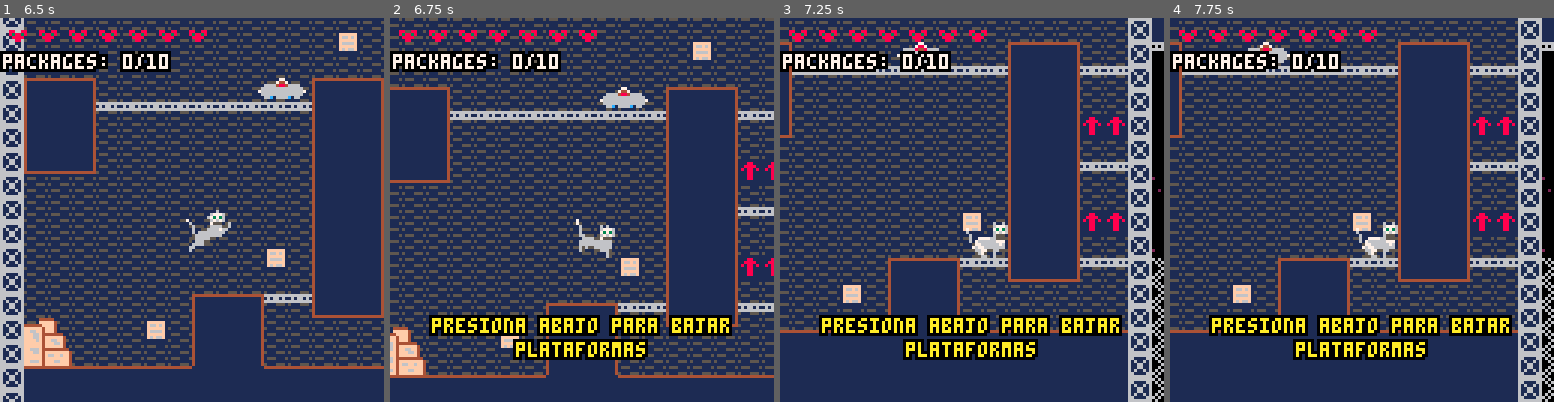
Above: before the commit, frames 1-4 (left to right).
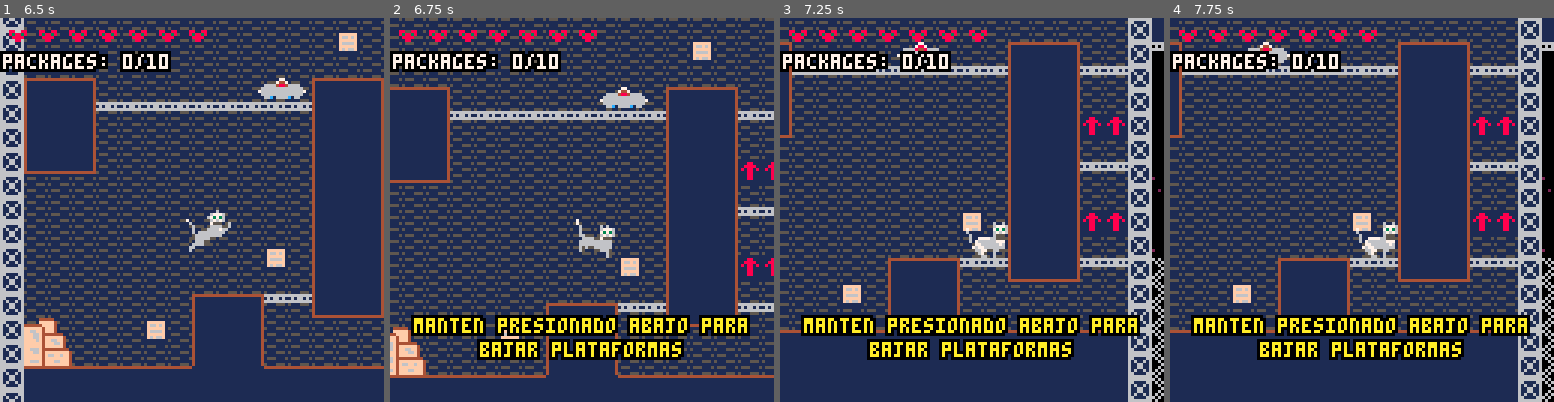
Above: after the commit, the same moments.

Repository: salvadorvanoli/MeowlineDelivery
Game: PICO-8 cartridge meowline.p8
The game is run twice, just before and just after one commit, with the same random seed, the same clock (stepped at 60 frames per second) and the same inputs.
Inputs:
- Up to frame 1 (6.5 s): tap X (X key) at 0.33, 1.07, 1.85, 2.97, 4.08, 5.2, 6.32 s; tap O (Z key) at 0.7, 1.7, 2.1, 2.5, 2.9, 3.3, 3.7, 4.1, 4.5, 4.9, 5.3, 5.7, 6.1 s; hold Right 1.6-2.1 s; hold Up 2.15-2.42 s; hold Right 2.47-3.03 s; hold Left 3.08-3.58 s; hold Down 3.63-3.97 s; hold Right 4.02-4.68 s; hold Up 4.73-5.03 s; hold Left 5.08-5.68 s; hold Down 5.73-6.03 s; hold Right from 6.08 s (still down)
- Up to frame 2 (6.75 s): tap O (Z key) at 6.5 s; release Right at 6.58 s; hold Right from 6.63 s (still down)
- Up to frame 3 (7.25 s): tap O (Z key) at 6.9 s; release Right at 7.13 s; hold Up from 7.18 s (still down)
- Up to frame 4 (7.75 s): tap O (Z key) at 7.3, 7.7 s; tap X (X key) at 7.43 s; release Up at 7.45 s; hold Right from 7.5 s (still down)

Frame 1 is identical in both runs. In frame 2, 3.9% of the frame differs, in the area x 5-94%, y 77-90%; in frame 3, 3.9%; in frame 4, 3.9%.

Commit message:
Mensaje en la zona sin salto
Murciélagos con timer para volver, menos zona de perseguimiento

Modificados aspectos del mapa (ya no se puede atravesar por arriba)

Diff:
--- a/meowline.p8
+++ b/meowline.p8
@@ -61,7 +61,7 @@
 bat_speed = 1
 bat_spawn_sprite = 39
 initial_bat_positions = {}
-bat_return_distance = 80 -- 10 bloques * 8 pixeles = 80 pixeles
+bat_return_distance = 48 -- 10 bloques * 8 pixeles = 80 pixeles
 
 -- Variables de movimiento
 gravity = 0.3
@@ -76,7 +76,7 @@
 
 -- Indice del sprite solido (suelo)
 platform_sprites = { 64, 71, 94 } -- Bloques de plataforma (solo solidos desde arriba)
-solid_sprites = { 44, 62, 66, 71, 72, 73, 74, 75, 76, 77, 78, 95, 102 } -- Bloques totalmente solidos (desde todos los lados)
+solid_sprites = { 43, 44, 66, 71, 72, 73, 74, 75, 76, 77, 78, 95, 102 } -- Bloques totalmente solidos (desde todos los lados)
 damage_sprites = { 47, 63, 67, 69, 70, 109 } -- Bloques que danan al jugador
 
 -- Sistema de animacion de bloques
@@ -88,10 +88,11 @@
         "presiona z para saltar",
         "presiona arriba para maullar, asusta ratas, cuidado con murcielagos!",
         "evita los alambres de espinas!",
-        "presiona abajo para bajar plataformas",
+        "manten presionado abajo para bajar plataformas",
         "tu objetivo es entregar paquetes, la cantidad actual se muestra arriba",
         "aventurate por las calles de zoo york y entrega todos los paquetes, suerte!",
         "esquiva las amenazas de la ciudad",
+        "no siempre se necesita saltar! courier es mas largo de lo que parece"
         }
 
 -- Sistema de botones
@@ -619,7 +620,9 @@
             state = "idle", -- Estados: "idle", "attacking", "returning"
             anim_frame = 0,
             anim_timer = 0,
-            anim_speed = 15
+            anim_speed = 15,
+            attack_timer = 0,
+            return_timer = 0
         }
         add(bats, new_bat)
     end
@@ -726,13 +729,13 @@
         for my = 0, 30 do
             local sprite_id = mget(mx, my)
             -- Verificar si es alguno de los sprites de cartel (87-92)
-            if sprite_id >= 87 and sprite_id <= 93 then
+            if sprite_id >= 55 and sprite_id <= 62 then
                 local new_sign = {
                     x = mx * 8,
                     y = my * 8,
                     w = 8,
                     h = 8,
-                    text_id = sprite_id - 86  -- sprite 87 = texto 1, 88 = texto 2, etc.
+                    text_id = sprite_id - 54 -- sprite 55 = texto 1, 56 = texto 2, etc.
                 }
                 add(signs, new_sign)
             end
@@ -842,7 +845,7 @@
             print_centered("acepta la mision...", 110, 6)
 
         elseif cinematic_page == 4 then
-             print_centered("recorrer las calles", 90, 6)
+            print_centered("recorrer las calles", 90, 6)
             print_centered("peligrosas llevando", 100, 6)
             print_centered("esperanza entre todos.", 110, 6)
         end
@@ -1130,7 +1133,7 @@
             player.anim_timer = 0
             player.anim_frame = (player.anim_frame + 1) % 3
 
-           -- Reproducir solo en frames especれとficos y si estれく en el suelo
+           -- Reproducir solo en frames especれとficos y si esta en el suelo
             if player.grounded and player.anim_frame % 2 == 0 then
                 sfx(9)  -- Canal 0
             end
@@ -1471,46 +1474,74 @@
             -- Comportamiento 1: Quieto, solo flotando
             bat.dx = 0
             bat.dy = 0
+            bat.attack_timer = 0  -- Reset timer cuando esta idle
+            bat.return_timer = 0  -- Reset timer cuando esta idle
+
         elseif bat.state == "attacking" then
             -- Comportamiento 2: Perseguir al jugador
-
-            -- Calcular direccion hacia el jugador
-            local target_x = player.x + player.w / 2
-            local target_y = player.y + player.h / 2
-            local bat_center_x = bat.x + bat.w / 2
-            local bat_center_y = bat.y + bat.h / 2
-
-            local distance_to_player = sqrt((target_x - bat_center_x) ^ 2 + (target_y - bat_center_y) ^ 2)
-            local distance_to_spawn = sqrt((bat.spawn_x - bat.x) ^ 2 + (bat.spawn_y - bat.y) ^ 2)
-
-            -- Si esta muy lejos del spawn, volver
-            if distance_to_spawn > bat_return_distance then
+            bat.attack_timer += 1  -- Incrementar timer de ataque
+
+            -- Si lleva mas de 3 segundos atacando (180 frames), forzar retorno
+            if bat.attack_timer > 180 then
                 bat.state = "returning"
+                bat.attack_timer = 0
+                bat.return_timer = 0
             else
-                -- Moverse hacia el jugador
-                if distance_to_player > 0 then
-                    bat.dx = ((target_x - bat_center_x) / distance_to_player) * bat_speed
-                    bat.dy = ((target_y - bat_center_y) / distance_to_player) * bat_speed
+                -- Calcular direccion hacia el jugador
+                local target_x = player.x + player.w / 2
+                local target_y = player.y + player.h / 2
+                local bat_center_x = bat.x + bat.w / 2
+                local bat_center_y = bat.y + bat.h / 2
+
+                local distance_to_player = sqrt((target_x - bat_center_x) ^ 2 + (target_y - bat_center_y) ^ 2)
+                local distance_to_spawn = sqrt((bat.spawn_x - bat_center_x) ^ 2 + (bat.spawn_y - bat_center_y) ^ 2)
+
+                -- Si esta muy lejos del spawn, volver
+                if distance_to_spawn > bat_return_distance then
+                    bat.state = "returning"
+                    bat.attack_timer = 0
+                    bat.return_timer = 0
+                else
+                    -- Moverse hacia el jugador
+                    if distance_to_player > 0 then
+                        bat.dx = ((target_x - bat_center_x) / distance_to_player) * bat_speed
+                        bat.dy = ((target_y - bat_center_y) / distance_to_player) * bat_speed
+                    end
                 end
             end
+
         elseif bat.state == "returning" then
             -- Comportamiento 3: Volver al spawn
-            -- Volver al spawn
-            local bat_center_x = bat.x + bat.w / 2
-            local bat_center_y = bat.y + bat.h / 2
-            local distance_to_spawn = sqrt((bat.spawn_x - bat_center_x) ^ 2 + (bat.spawn_y - bat_center_y) ^ 2)
-
-            if distance_to_spawn < 8 then
-                -- Cerca del spawn
-                bat.state = "idle"
+            bat.return_timer += 1  -- Incrementar timer de retorno
+
+            -- Si lleva mas de 2 segundos volviendo (120 frames), teleport
+            if bat.return_timer > 120 then
+                -- Teleport directo al spawn
                 bat.x = bat.spawn_x
                 bat.y = bat.spawn_y
                 bat.dx = 0
                 bat.dy = 0
+                bat.state = "idle"
+                bat.return_timer = 0
             else
-                -- Moverse hacia el spawn
-                bat.dx = ((bat.spawn_x - bat_center_x) / distance_to_spawn) * bat_speed
-                bat.dy = ((bat.spawn_y - bat_center_y) / distance_to_spawn) * bat_speed
+                -- Intentar volver normalmente
+                local bat_center_x = bat.x + bat.w / 2
+                local bat_center_y = bat.y + bat.h / 2
+                local distance_to_spawn = sqrt((bat.spawn_x - bat_center_x) ^ 2 + (bat.spawn_y - bat_center_y) ^ 2)
+
+                if distance_to_spawn < 8 then
+                    -- Cerca del spawn - volver a idle
+                    bat.state = "idle"
+                    bat.x = bat.spawn_x
+                    bat.y = bat.spawn_y
+                    bat.dx = 0
+                    bat.dy = 0
+                    bat.return_timer = 0
+                else
+                    -- Moverse hacia el spawn
+                    bat.dx = ((bat.spawn_x - bat_center_x) / distance_to_spawn) * bat_speed
+                    bat.dy = ((bat.spawn_y - bat_center_y) / distance_to_spawn) * bat_speed
+                end
             end
         end
 
@@ -1924,35 +1955,35 @@
 
 
 __map__
-424242424242424242424242424242424242424f4f774f4f4f4d00000000000000000000000000000000000000000000000000000000000000000000000000005f5f5f444444444444000000005f5f5f4400440000000000000043434343434343435f5f5f5f5f5f5f5f5f5f5f5f5f5f5f5f5f5f5f5f5f5f5f5f5f5f5f5f5f5f
-4241414141414141414141414141414141414249494949494f4d00000000000000000000000000000000000000000000000000858400000000000000000000005f5f5f444444444444000000005f5f5f4464440000000000000000000000000000005f5f5f5f5f5f5f5f5f5f5f5f5f5f5f5f5f5f5f5f5f5f5f5f5f5f5f5f5f5f
-4241414141414141414141415b415c4155416600000000004c4d000000000000000000000000000000000000008c8d00000000000000000000000000000000005f5f5f444444444444000000005f5f5f5e5e5e5e00000000000000000000000000005f5f5f5f5f5f5f5f5f5f5f5f5f5f5f5f5f5f5f5f5f5f5f5f5f5f5f5f5f5f
-4241414141414141414141414141414141416600000000004c4d000000000000000000000000000000000000009c9d0000000000004a4b0000000000000000005f5f5f446c44004444000000005f5f5f0000000000000000000000000000000000005f5f5f5f5f5f5f5f5f5f5f5f5f5f5f5f5f5f5f5f5f5f5f5f5f5f5f5f5f5f
-424141414142424242424242424242424242425e5e5e5e5e4c4d00000000000000000000007c7d7d7d7d7d7d7d7d7d7d7d7e0000004c4d0000000000000000005f5f5f444444644444000000005f5f5f00000000005e0000000000000000000000005f5f5f5f5f5f5f5f5f5f5f5f5f5f5f5f5f5f5f5f5f5f5f5f5f5f5f5f5f5f
-4241414141414141414141414141414141414200000000004748000000000000000000007c7f41414141414141414141416f7e00004c4d0000000000000000005f5f5f5f5f5f5f5f5f00550000435f5f0000000000000000000000000000000000005f5f5f5f5f5f5f5f5f5f5f5f5f5f5f5f5f5f5f5f5f5f5f5f5f5f5f5f5f5f
-4241414141414141414141414141414141414200000000000000000000000000000000000041416c6c6c4100416c6c6c41410000004c4d0000000000000000005f5f5f5f5f5f5f5f5f007b0000435f5f000000000000005e00005e00005e000000005f5f5f5f5f5f5f5f5f5f5f5f5f5f5f5f5f5f5f5f5f5f5f5f5f5f5f5f5f5f
-42404041414141414141414141414141414142000000000000000000000000000000000000414141414141644141414141410000004c4d0000000000000000005f5f5f5f5f5f5f5f5f5e5e0000435f5f0000000000000000000000000000000000005f5f5f5f5f5f5f5f5f5f5f5f5f5f5f5f5f5f5f5f5f5f5f5f5f5f5f5f5f5f
+424242424242424242424242424242424242424f4f774f4f4f4d00000000000000000000000000000000000000000000000000000000000000000000000000005f5f5f5f5f5f5f5f5f5f5f5f5f5f5f5f4343434343434343434343434343434343435f5f5f5f5f5f5f5f5f5f5f5f5f5f5f5f5f5f5f5f5f5f5f5f5f5f5f5f5f5f
+4241414141414141414141414141414141414249494949494f4d00000000000000000000000000000000000000000000000000858400000000000000000000005f5f5f444444444444000043435f5f5f0000000043434300434343430000000000005f5f5f5f5f5f5f5f5f5f5f5f5f5f5f5f5f5f5f5f5f5f5f5f5f5f5f5f5f5f
+4241414141414141414141413b413c4155416600000000004c4d000000000000000000000000000000000000008c8d00000000000000000000000000000000005f5f5f444444444444000000435f5f5f4444440000000000000000000000000000005f5f5f5f5f5f5f5f5f5f5f5f5f5f5f5f5f5f5f5f5f5f5f5f5f5f5f5f5f5f
+4241414141414141414141414141414141416600000000004c4d000000000000000000000000000000000000009c9d0000000000004a4b0000000000000000005f5f5f446c44004444000000005f5f5f4444440000000000000000000000000000005f5f5f5f5f5f5f5f5f5f5f5f5f5f5f5f5f5f5f5f5f5f5f5f5f5f5f5f5f5f
+424141414142424242424242424242424242425e5e5e5e5e4c4d00000000000000000000007c7d7d7d7d7d7d7d7d7d7d7d7e0000004c4d0000000000000000005f5f5f444444644444000000005f5f5f4400440000000000000000000000003e00005f5f5f5f5f5f5f5f5f5f5f5f5f5f5f5f5f5f5f5f5f5f5f5f5f5f5f5f5f5f
+4241414141414141414141414141414141414200000000004748000000000000000000007c7f41414141414141414141416f7e00004c4d0000000000000000005f5f5f5f5f5f5f5f5f00550000435f5f4464440000000000000000000000007b00005f5f5f5f5f5f5f5f5f5f5f5f5f5f5f5f5f5f5f5f5f5f5f5f5f5f5f5f5f5f
+4241414141414141414141414141414141414200000000000000000000000000000000000041416c6c6c4100416c6c6c41410000004c4d0000000000000000005f5f5f5f5f5f5f5f5f007b0000435f5f5e5e5e00005e00005e00005e00005e5f00005f5f5f5f5f5f5f5f5f5f5f5f5f5f5f5f5f5f5f5f5f5f5f5f5f5f5f5f5f5f
+42404041414141414141414141414141414142000000000000000000000000000000000000414141414141644141414141410000004c4d0000000000000000005f5f5f5f5f5f5f5f5f5e5e0000435f5f0000000000000000000000000000005f00005f5f5f5f5f5f5f5f5f5f5f5f5f5f5f5f5f5f5f5f5f5f5f5f5f5f5f5f5f5f
 42414141414141414141414141414141414142000000000060000000000000000000000000004141404040404040404141000000004c4d000000000000000000000000000000000000000000005f5f5f4545454545454545454545454545455f00005f5f00000000000000000000000000000000000000000000270044444444
 424141414141414141414141414141414141424e4e4e4e4e4e4e4b00000000000000000000000041414141414141410000005500004c4d000000000000000000000000000000000000000000005f5f5f5f5f5f5f5f5f5f5f5f5f5f5f5f5f5f5f00005f5f000000000000000000000000000000000000000000000000446c6c6c
-42414141404040414141414141414141414142494949494949494800000000000000000000000000414141414141410043007b00004c4d00000000000000000000006000000000000000005e5e5f000000000000000000000027000000005f5f5e5e5f5f000000000000000000000000000000000000000000000000446c6c6c
-424141414141414141414141414141414141424f4f4f4f4f000000000000000000000000000000006d4141414141405e5e5e5e00004c4d00000000000000002f3e3e3e3e3e3e3e2d78000000005f000000000000000000000000000000005f5f00005f5f00000000000000000000000000000000000000000000770044444444
-42414141414141414141414141415d414141424f004f6c4f0000000000000000000000000000005e404041414141410000000000004c4d00000000000000006e5f5f5f5f5f5f5f3c7b000000005f00000000000000000000000000000000000000000000000000000000000000000000000000000000000000007b0044440044
-424141414141414141414141414141414141424f644f4f4f00000000000000000000000000000000414141414141410000000000004c4d00000000005e5e5e2e5f5f5f5f5f5f5f2c5e00000000660058000000000000000000000000000000000000000000005f5f22222324222324225f5f24222324222324245f5f44446444
-424a4e4b4141412041414141414a4e4b4141425e5e5e5e5e00000000006b00000000000000000000414141414141410000000000004c4d00000000000000006e5f5f5f5f5f5f5f3c000000000066007b00000022232423222424222300005f5f5e5e5f5f5f5f5f5f5f5f5f5f5f5f5f5f5f5f5f5f5f5f5f5f5f5f5f5f5e5e5f5f
-424c4f4d4040404040404040404c4f4d404042000000000000000000007b00000000000000000000414141414141410000000000004c4d00000000000000006e5f5f5f4444445f5f0000005e5e5f5f5f5f45455f5f5f5f5f5f5f5f5f5f5f5f5f00005f5f5f5f5f5f5f5f5f5f5f5f5f5f5f5f5f5f5f5f5f5f5f5f5f5f00005f5f
+42414141404040414141414141414141414142494949494949494800000000000000000000000000414141414141410043007b00004c4d00000000000000000000006000000000000000005e5e5f000000000000002700000000000000005f5f5e5e5f5f000000000000000000000000000000000000000000000000446c6c6c
+424141414141414141414141414141414141424f4f4f4f4f000000000000000000000000000000006d4141414141405e5e5e5e00004c4d00000000000000002e2b2b2b2b2b2b2b2d78000000005f000000000000000000000000000000005f5f00005f5f00000000000000000000000000000000000000000000770044444444
+42414141414141414141414141413d414141424f004f6c4f0000000000000000000000000000005e404041414141410000000000004c4d00000000000000006e5f5f5f5f5f5f5f297b000000005f00000000000000000000000000000000000000000000000000000000000000000000000000000000000000007b0044440044
+424141414141414141414141414141414141424f644f4f4f00000000000000000000000000000000414141414141410000000000004c4d00000000005e5e5e2e5f5f5f5f5f5f5f2c5e00000000660038000000000000000000000000000000000000000000005f5f22222324222324225f5f24222324222324245f5f44446444
+424a4e4b4141412041414141414a4e4b4141425e5e5e5e5e00000000006b00000000000000000000414141414141410000000000004c4d00000000000000006e5f5f5f5f5f5f5f29000000000066007b005f2422232423220000000000005f5f5e5e5f5f5f5f5f5f5f5f5f5f5f5f5f5f5f5f5f5f5f5f5f5f5f5f5f5f5e5e5f5f
+424c4f4d4040404040404040404c4f4d404042000000000000000000007b00000000000000000000414141414141410000000000004c4d00000000000000006e5f5f5f4444445f5f0000005e5e5f5f5f5f5f5f5f5f5f5f5f45455f5f5f5f5f5f00005f5f5f5f5f5f5f5f5f5f5f5f5f5f5f5f5f5f5f5f5f5f5f5f5f5f00005f5f
 424c4f4d4141414141414141414c4f4d414142000000000000000000007b000000000000000000004141414141416d0000000000004c4d00000000000000006e5f5f5f444444664444000000005f5f5f5f5f5f5f5f5f5f5f5f5f5f5f5f5f5f5f00005f5f5f5f5f5f5f5f5f5f5f5f5f5f5f5f5f5f5f5f5f5f5f5f5f5f00005f5f
 424749484141414141414141414c4f4d7878420000000000005e5e5e4a4b00000000000000000000414141414140405e00000000004c4d00000000000000006e5f5f5f445544664444000000005f444444444444444444440000000000005f5f00005f5f5f5f5f5f5f5f5f5f5f5f5f5f5f5f5f5f5f5f5f5f5f5f5f5f00005f5f
 424141414141414141414141414c4f4d4141420000000000000000004c4d00000000000000000000414141414141410000000000004c4d5e5e5e5e000000006e5f5f5f5e5e5e5f2c5e006b00005f444444444444444444440000000000005f5f5e5e5f5f5f5f5f5f5f5f5f5f5f5f5f5f5f5f5f5f5f5f5f5f5f5f5f5f5e5e5f5f
-424141414141414141414141414c4f4d4040420000000000000000004c4d00000000590000000000414141414141410000000000004c4d00000000000000006e5f5f5f0000005f3c00007b00005f44444444446c6c6c444400006b000000000000005f5f5f5f5f5f5f5f5f5f5f5f5f5f5f5f5f5f5f5f5f5f5f5f5f5f00005f5f
-424141414141414141414141414c4f4d4141420000000000000000004c4d000000007b0000000000414141414141410000000000004c4d00000000000000006e5f5f5f0000005f3c00007b00006644554400446c6c6c444400007b000000000000005f5f5f5f5f5f5f5f5f5f5f5f5f5f5f5f5f5f5f5f5f5f5f5f5f5f00005f5f
-42414141414141414141415a414c4f4d7878420000000000000000004c4d0000004a4b434343435e404041414141410000000000004c4d00000000000000006e5f5f5f5e5e5e5f3d45455f0000664444446444444444444400007b000000000000005f5f5f5f5f5f5f5f5f5f5f5f5f5f5f5f5f5f5f5f5f5f5f5f5f5f00005f5f
+424141414141414141414141414c4f4d4040420000000000000000004c4d00000000390000000000414141414141410000000000004c4d00000000000000006e5f5f5f0000005f2900007b00005f44444444446c6c6c444400006b000000000000005f5f5f5f5f5f5f5f5f5f5f5f5f5f5f5f5f5f5f5f5f5f5f5f5f5f00005f5f
+424141414141414141414141414c4f4d4141420000000000000000004c4d000000007b0000000000414141414141410000000000004c4d00000000000000006e5f5f5f0000005f2900007b00006644554400446c6c6c444400007b000000000000005f5f5f5f5f5f5f5f5f5f5f5f5f5f5f5f5f5f5f5f5f5f5f5f5f5f00005f5f
+42414141414141414141413a414c4f4d7878420000000000000000004c4d0000004a4b434343435e404041414141410000000000004c4d00000000000000006e5f5f5f5e5e5e5f2a45455f0000664444446444444444444400007b000000000000005f5f5f5f5f5f5f5f5f5f5f5f5f5f5f5f5f5f5f5f5f5f5f5f5f5f00005f5f
 424141414141414141414141414c4f4d4141420000000000000000004c4d0000004c4d4343434300414141414141410000000000004c4d00000000000000436e5f5f5f0000005f5f5f5f5f5f5f5f5f5f5f5f5f5f5f5f5f5f5f5f5f5f5f5f5f5f5e5e5f5f5f5f5f5f5f5f5f5f5f5f5f5f5f5f5f5f5f5f5f5f5f5f5f5f5e5e5f5f
 42414141414141414a4e4b4040474948404042434300000000007c7d7d7d7d7e004c4d4343434300414141414141410000000000004c4d0000000000005e5e2e5f5f5f0000005f5f5f5f5f5f5f5f5f5f5f5f5f5f5f5f5f5f5f5f5f5f5f5f5f5f00005f5f7d7d7e00004343434343434343434343434300000000000000005f5f
-42696a41414157414c4f4d41414141414141424343000000007c7f414141416f7e4c4d4e4e4e4b00414141414141410000000000004c4d00000000000000006e5f5f5f5e5e5e5f5f00000000270000000027000000000000000000000000000000005f5f41416f7e000043434343434343434343430000005500000000005f5f
-42797a41414141414c4f4d4141414141414142434300006b0000414141414141004c4d4949494800414141414141410000000000004c4d5e5e5e00000000006e5f5f5f4444445f5f00000000000000000000000000000000000000000000000000005f5f416c416f7e0000004343434343434300000000007b00000000005f5f
-424e4e4e4e4e4e4e4f4f4f4e4e4e4e4e4e4e42434300007b0000416c414141405e4c4d414141410041414040404141000000000000474800000000000000006e5f5f5f4444445f5f00000000000000000000000000000000000000006b00000000005f5f41414141000000000000000000000000000000005f5f5f5f5f5f5f5f
-424f4f4f4f4f4f4f4f4f4f4f4f4f4f4f4f4f42434300007b0000414141004141004c4d410041410041414141414141000000007800660000000078000000006e5f5f5f004444000000000000000000000000000000000000000000007b00000000005f5f4100414100000000000000000000000000000000665f5f5f5f5f5f5f
-424f4f4f4f4f4f4f4f4f4f4f4f4f4f4f4f4f42434300007b0000412041642041004c4d416441410041412041414141000000007b0066000000007b000000006e5f5f5f644444000000000000000000000000002223000000000000007b00000000005f5f41644141000000000000000000000000000000006620005f5f5f5f5f
+42696a41414137414c4f4d41414141414141424343000000007c7f414141416f7e4c4d4e4e4e4b00414141414141410000000000004c4d00000000000000006e5f5f5f5e5e5e5f5f00000000270000000027000000000000000000000000000000005f5f41416f7e000043434343434343434343430000005500000000005f5f
+42797a41414141414c4f4d4141414141414142434300006b0000414141414141004c4d4949494800414141414141410000000000004c4d5e5e5e00000000006e5f5f5f7d7e005f5f00000000000000000000000000000000000000000000000000005f5f416c416f7e0000004343434343434300000000007b00000000005f5f
+424e4e4e4e4e4e4e4f4f4f4e4e4e4e4e4e4e42434300007b0000416c414141405e4c4d414141410041414040404141000000000000474800000000000000006e5f5f5f416f7e5f5f00000000000000000000000000000000000000006b00000000005f5f41414141000000000000000000000000000000005f5f5f5f5f5f5f5f
+424f4f4f4f4f4f4f4f4f4f4f4f4f4f4f4f4f42434300007b0000414141004141004c4d410041410041414141414141000000007800660000000078000000006e5f5f5f00416f7e0000000000000000000000000000000000000000007b00000000005f5f4100414100000000000000000000000000000000665f5f5f5f5f5f5f
+424f4f4f4f4f4f4f4f4f4f4f4f4f4f4f4f4f42434300007b0000412041642041004c4d416441410041412041414141000000007b0066000000007b000000006e5f5f5f6441416f7e00000000000000000000002223000000000000007b00000000005f5f41644141000000000000000000000000000000006620005f5f5f5f5f
 424f4f4f4f4f4f4f4f4f4f4f4f4f4f4f4f4f424e4e4e4e4e4e4e4e4e4e4e4e4e4e4e4e4e4e4e4e4e4e4e4e4e4e4e4e4e4e4e4e4e4e4e4e4e4e4e4b454545453f5f5f5f5f5f5f5f5f5f5f5f5f5f5f4545455f5f5f5f5f4545455f5f5f5f5f5f5f5f5f5f5f5f5f5f5f454545454545454545454545454545455f5f5f5f5f5f5f5f
 4949494949494949494949494949494949494949494949494949494949494949494949494949494949494949494949494949494949494949494949494949494949494949494949494949494949494949494949494949494949494949494949494949494949494949494949494949494949494949494949494949494949494949
 
Not shown, changed: 24 lines of the sprite sheet (__gfx__) section of meowline.p8
